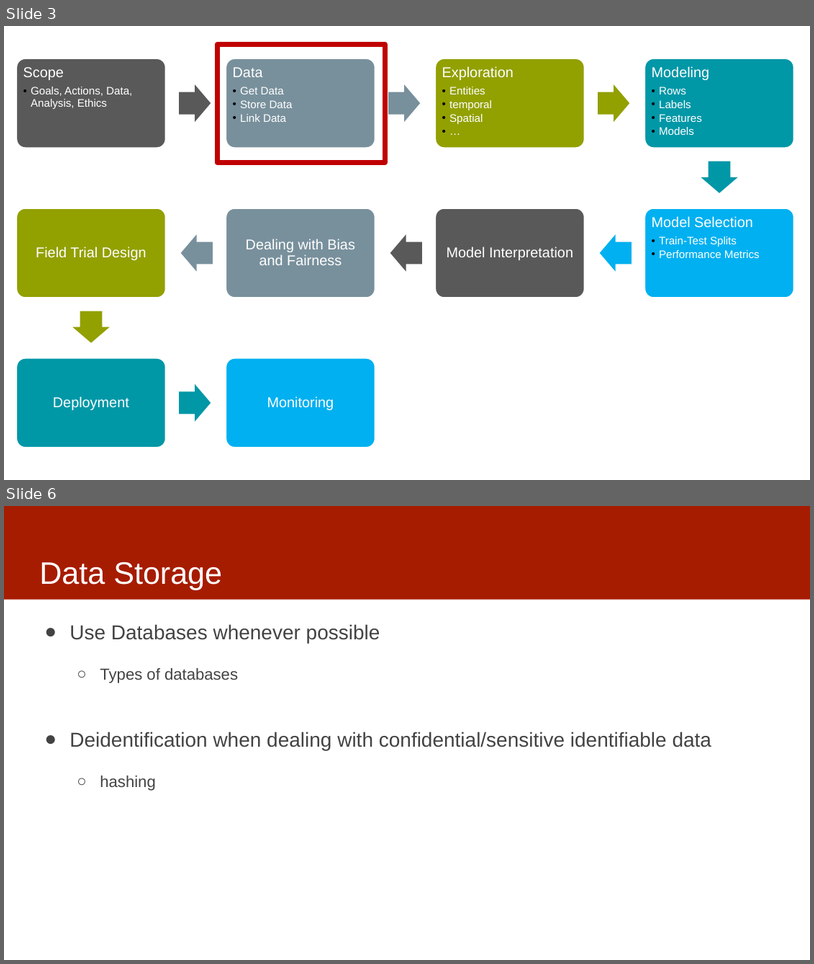
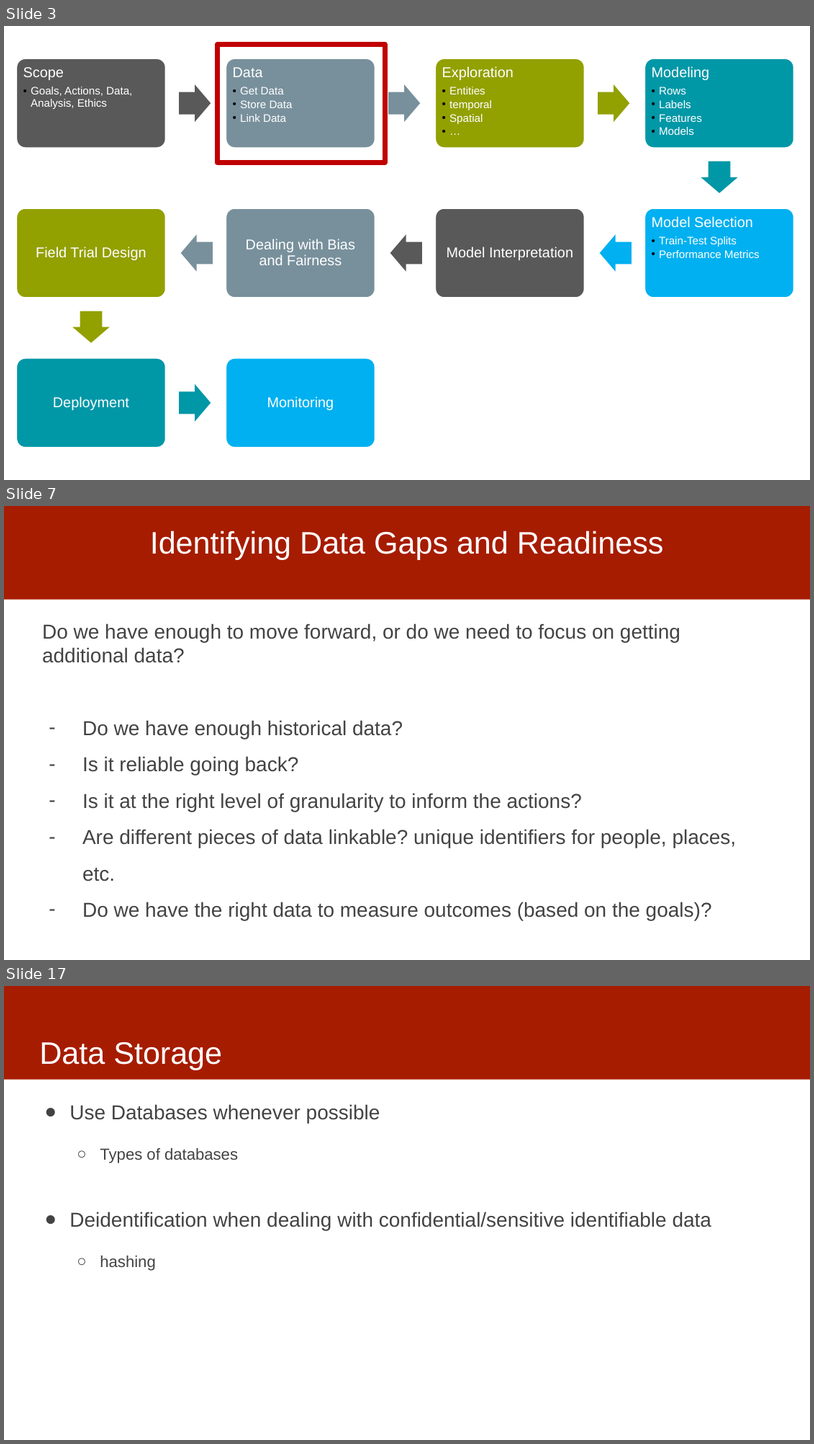
Before and after one commit to dssg/mlforpublicpolicylab, a slide deck: Lectures/04-data.pptx. Shown one above the other, each under a label of ours: slides 3 and 6 before the commit, slides 3, 7 and 17 after it; the slides between them are not shown. The pictures are 814x964 and 814x1444 pixels, drawn with LibreOffice and Linux fonts; fonts in the diff are those of the drawing. Boxes give left, top, right and bottom in pixels: in the first picture for what was removed or moved away, otherwise in the second. Text is boxed around its words. In the diff, an @@ line names an element or a change of style, - is before the commit and + after.

```diff
--- a/Lectures/04-data.pptx
+++ b/Lectures/04-data.pptx
@@ slide 7 added at <box>4,506,810,960</box>, background #FFFFFF; not listed: 1 template element that a slide beside it also shows @@
@@ title added at <box>150,530,664,559</box>, 37 pt, text #FFFFFF @@
+Identifying Data Gaps and Readiness
@@ text added at <box>42,623,737,920</box>, 24 pt, text #434343 @@
+Do we have enough to move forward, or do we need to focus on getting additional data?
+– Do we have enough historical data?
+– Is it reliable going back?
+– Is it at the right level of granularity to inform the actions?
+– Are different pieces of data linkable? unique identifiers for people, places, etc.
+– Do we have the right data to measure outcomes (based on the goals)?
@@ what was slide 6 is now slide 17 @@
```
Also in this commit, not shown: 2 slides changed, 11 other slides added.
